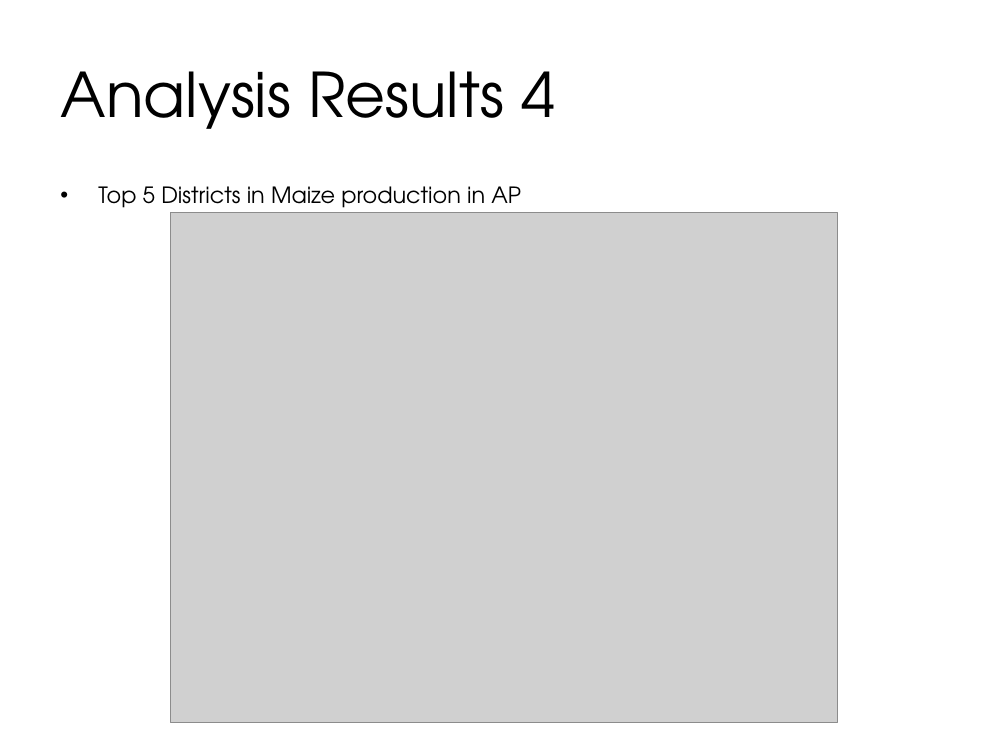
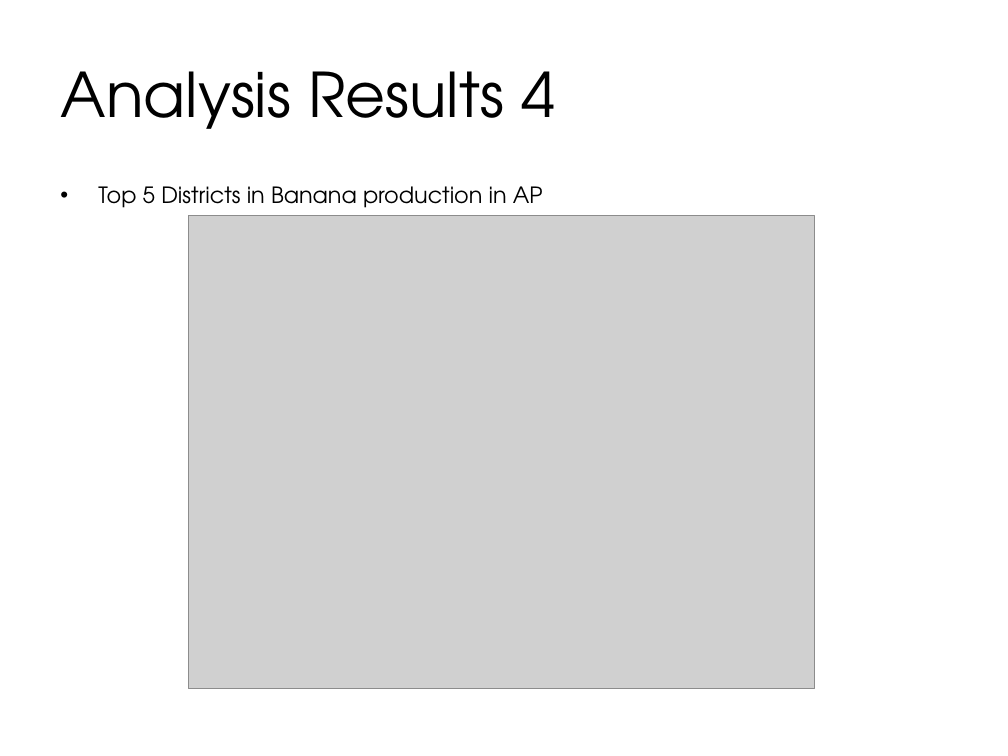
Before and after one commit to PrabhakerVanam/Coursera_Capstone, a slide deck: slide 9 of The Battle of the Neighborhoods - Week 2 - Presentation.pptx. Drawn at 1008x756 pixels with LibreOffice and Linux fonts; fonts in the diff are those of the drawing; grey boxes stand for pictures. Boxes give left, top, right and bottom in pixels: in the first picture for what was removed or moved away, otherwise in the second. Text is boxed around its words. In the diff, an @@ line names an element or a change of style, - is before the commit and + after.

```diff
--- a/The Battle of the Neighborhoods - Week 2 - Presentation.pptx
+++ b/The Battle of the Neighborhoods - Week 2 - Presentation.pptx
@@ text at bbox=[98, 186, 543, 208]: text changed @@
-• Top 5 Districts in Maize production in AP
+• Top 5 Districts in Banana production in AP
@@ picture: place and size @@
-picture at bbox=[170, 212, 837, 722]
+picture at bbox=[188, 216, 814, 688]
```
Also in this commit, not shown: 6 other slides changed, 1 other file.
